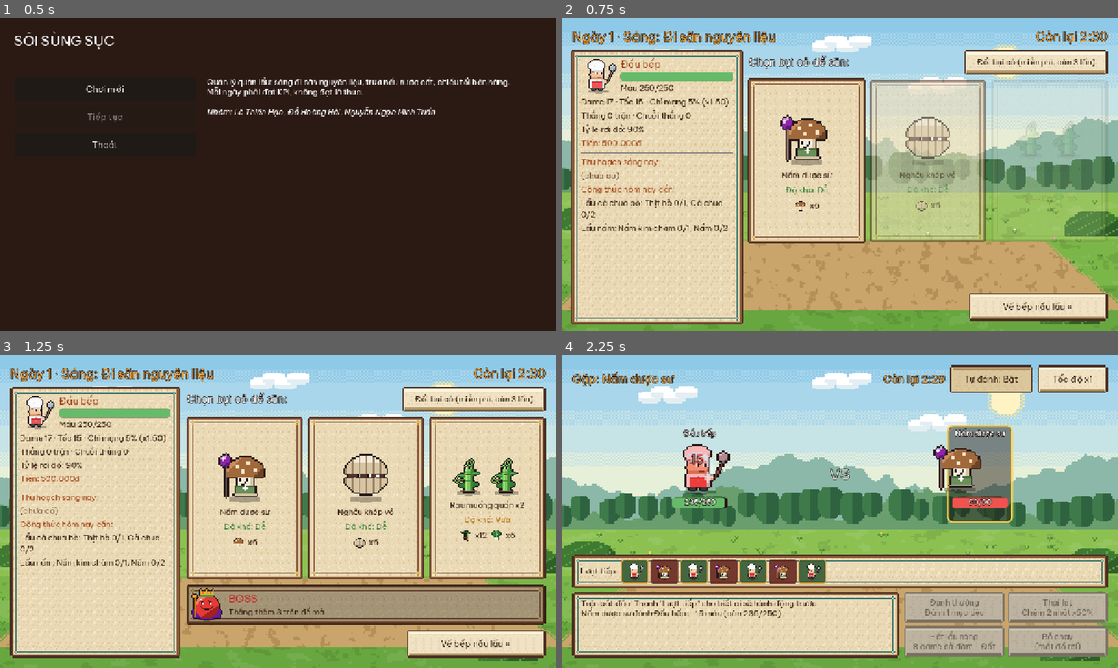
Above: before the commit, frames 1-4 (two rows, left to right).
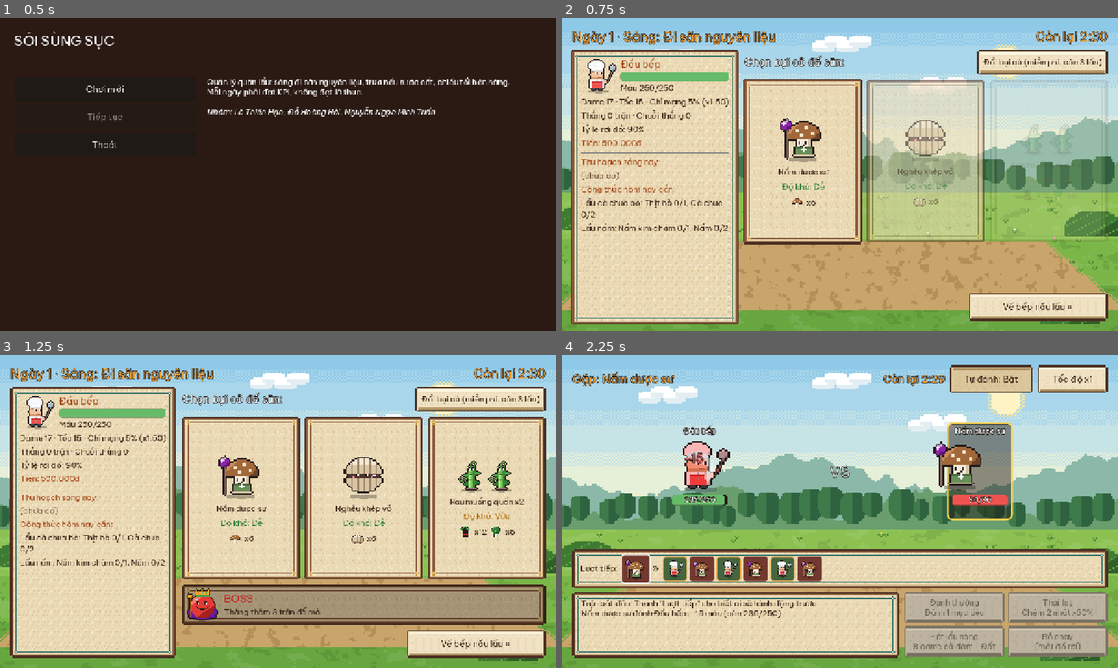
Above: after the commit, the same moments.

Repository: Znoywho/HotPot_SUNSUT
Game: Godot game, scene res://scenes/main_menu/main_menu.tscn
Same seed, same stepped clock (60 frames per second), same inputs: the game is played once before the commit and once after it.
Inputs (mouse positions are in pixels of both pictures, inside the frame that each line leads up to):
- Up to frame 1 (0.5 s): no input
- Up to frame 2 (0.75 s): click "Chơi mới" at 0.5 s
- Up to frame 3 (1.25 s): no input
- Up to frame 4 (2.25 s): click (806, 498) at 1.27 s; click "Tự đánh: Tắt" at 2 s

Frame 1 is identical in both runs. In frame 2, 12% of the frame differs, in the area x 4-97%, y 10-98%; in frame 3, 14%, in the area x 4-97%, y 10-97%; in frame 4, 8.8%.
Error after the commit: Parse Error: Cannot infer the type of "expired" variable because the value doesn't have a set type. (res://scenes/hunt/ui/expired_popup.gd:45)

Commit message:
Săn: ớt rơi Ớt, thanh lượt trượt mượt, bảng kho + hạn sử dụng, icon HUD, CREDITS

Diff:
--- a/data/combatants/angry_chili.tres
+++ b/data/combatants/angry_chili.tres
@@ -11,6 +11,6 @@
 damage = 12
 speed = 18
 passive = ExtResource("2")
-drops = {"tomato": 2}
+drops = {"chili": 2}
 is_boss = false
 min_day = 3
--- a/scenes/hunt/battle_view.gd
+++ b/scenes/hunt/battle_view.gd
@@ -8,6 +8,11 @@
 signal _action_chosen(choice: Dictionary)
 
 const ORDER_PREVIEW := 7
+const ORDER_SLOT := 56 ## Kích thước 1 ô trên thanh lượt.
+const ORDER_BIG := 68 ## Ô của người đang đánh (to hơn).
+const ORDER_GAP := 6
+const ORDER_ARROW := 28 ## Chỗ cho dấu » sau ô đang đánh.
+const ORDER_SLIDE := 0.28 ## Thời gian trượt 1 ô (giây).
 const SFX_DIR := "res://assets/audio/sfx/"
 
 var session: HuntSession
@@ -23,7 +28,10 @@
 
 var _allies_box: HBoxContainer
 var _enemies_box: HBoxContainer
-var _order_box: HBoxContainer
+var _order_box: Control ## Thanh lượt: các ô đặt tay để trượt mượt.
+var _order_slots: Array[Dictionary] = [] ## {c: Combatant, node: PanelContainer}
+var _order_arrow: Label
+var _order_current: Combatant ## Người đang/vừa đánh, giữ ở ô đầu tới lượt sau.
 var _log: RichTextLabel
 var _turn_label: Label
 var _skill_buttons: Array[Button] = []
@@ -53,7 +61,7 @@
 
 func _process(_delta: float) -> void:
 	if timer_label != null:
-		timer_label.visible = DayManager.timer_running
+		timer_label.visible = DayManager.timer_running and get_tree().get_first_node_in_group("hud") == null
 		timer_label.text = "Còn lại " + DayManager.time_left_text()
 
 
@@ -450,9 +458,12 @@
 	order_row.add_theme_constant_override("separation", 8)
 	order_panel.add_child(order_row)
 	order_row.add_child(HuntUI.label("Lượt tiếp:", HuntUI.FONT_SMALL))
-	_order_box = HBoxContainer.new()
-	_order_box.add_theme_constant_override("separation", 4)
+	_order_box = Control.new()
+	_order_box.custom_minimum_size = Vector2(ORDER_BIG + ORDER_ARROW + (ORDER_PREVIEW - 1) * (ORDER_SLOT + ORDER_GAP), ORDER_BIG)
 	order_row.add_child(_order_box)
+	_order_arrow = HuntUI.label("»", 24)
+	_order_arrow.position = Vector2(ORDER_BIG + 3, (ORDER_BIG - 34) / 2.0)
+	_order_box.add_child(_order_arrow)
 	_turn_label = HuntUI.label("", HuntUI.FONT_SMALL, HuntUI.RUST)
 	_turn_label.size_flags_horizontal = SIZE_EXPAND_FILL
 	_turn_label.horizontal_alignment = HORIZONTAL_ALIGNMENT_RIGHT
@@ -518,7 +529,13 @@
 	for c in views:
 		views[c].refresh()
 	_refresh_selection()
-	_update_order()
+	# Thanh lượt chỉ trượt khi sang lượt mới; ở đây chỉ dựng lần đầu hoặc khi có ai bị hạ.
+	var someone_down := false
+	for slot in _order_slots:
+		if not (slot["c"] as Combatant).is_alive():
+			someone_down = true
+	if _order_slots.is_empty() or someone_down:
+		_update_order(_order_current)
 
 
 func _refresh_selection() -> void:
@@ -533,28 +550,110 @@
 		views[c].set_acting(c == actor)
 
 
-## Thanh thứ tự lượt: người đang hành động (viền trắng, to hơn) rồi các lượt dự đoán.
+## Thanh thứ tự lượt: người đang hành động (viền trắng) rồi các lượt dự đoán.
+## Qua lượt mới thì các ô trượt sang trái từng ô, ô vừa đánh trượt ra và mờ đi, lượt mới hiện dần ở cuối.
 func _update_order(current: Combatant = null) -> void:
-	for child in _order_box.get_children():
-		child.queue_free()
+	_order_current = current
 	var order: Array[Combatant] = []
 	if current != null and current.is_alive():
 		order.append(current)
 	order.append_array(controller.predict_order(ORDER_PREVIEW - order.size()))
+	var has_current := current != null and not order.is_empty() and order[0] == current
+	_order_arrow.visible = has_current
+	var duration := ORDER_SLIDE / (2.0 if fast_mode else 1.0)
+
+	# Ghép ô cũ với lượt mới theo đúng thứ tự trái -> phải (không ô nào trượt chéo qua ô khác).
+	var used: Array[bool] = []
+	used.resize(_order_slots.size())
+	used.fill(false)
+	var new_slots: Array[Dictionary] = []
+	var cursor := 0
 	for i in order.size():
 		var c := order[i]
-		var border := Color(0, 0, 0, 0)
-		if i == 0 and current != null:
-			border = Color.WHITE
-		elif c == controller.player:
-			border = HuntUI.GOLD
-		var holder := PanelContainer.new()
-		holder.add_theme_stylebox_override("panel", HuntUI.panel_style(
-			Color(0.2, 0.35, 0.2, 0.9) if c.is_ally else Color(0.4, 0.15, 0.12, 0.9), border, 6, 3 if i == 0 else 2))
-		holder.add_child(HuntUI.texture_rect(HuntUI.combatant_texture(c.data), 48 if i == 0 and current != null else 40))
-		_order_box.add_child(holder)
-		if i == 0 and current != null:
-			_order_box.add_child(HuntUI.label("»", 24))
+		var pick := -1
+		for j in range(cursor, _order_slots.size()):
+			if _order_slots[j]["c"] == c:
+				pick = j
+				break
+		if pick >= 0:
+			cursor = pick + 1
+		var slot: Dictionary
+		if pick >= 0:
+			used[pick] = true
+			slot = _order_slots[pick]
+		else:
+			slot = _make_order_slot(c)
+			var node: Control = slot["node"]
+			node.modulate.a = 0.0
+			if cursor >= _order_slots.size() or i == order.size() - 1:
+				# Lượt mới ở cuối hàng: hiện dần, trượt nhẹ từ bên phải vào.
+				node.position = _order_slot_rect(i + 1, has_current).position
+			else:
+				# Chen vào giữa hàng (vd được đẩy lượt lên): rơi từ trên xuống đúng chỗ, các ô khác dạt ra.
+				node.position = _order_slot_rect(i, has_current).position + Vector2(0, -ORDER_SLOT * 0.8)
+			_order_box.add_child(node)
+		new_slots.append(slot)
+		var is_current := i == 0 and has_current
+		_style_order_slot(slot, is_current)
+		var rect := _order_slot_rect(i, has_current)
+		var n: Control = slot["node"]
+		var t := n.create_tween().set_parallel().set_trans(Tween.TRANS_QUAD).set_ease(Tween.EASE_OUT)
+		t.tween_property(n, "position", rect.position, duration)
+		t.tween_property(n, "size", rect.size, duration)
+		t.tween_property(n, "modulate:a", 1.0, duration)
+		var icon: Control = slot["icon"]
+		t.tween_property(icon, "custom_minimum_size", Vector2.ONE * (52.0 if is_current else 40.0), duration)
+	# Ô không còn trong hàng. Người vừa đánh: lóe trắng rồi trượt ra trái; ô khác: mờ dần tại chỗ.
+	for j in _order_slots.size():
+		if used[j]:
+			continue
+		var gone: Control = _order_slots[j]["node"]
+		var t := gone.create_tween()
+		if j == 0:
+			t.tween_property(gone, "modulate", Color(2.0, 2.0, 2.0, 1.0), duration * 0.3)
+			t.set_parallel().set_trans(Tween.TRANS_QUAD).set_ease(Tween.EASE_IN)
+			t.chain().tween_property(gone, "position", gone.position + Vector2(-ORDER_SLOT * 0.6, -10), duration)
+			t.tween_property(gone, "modulate", Color(2.0, 2.0, 2.0, 0.0), duration)
+		else:
+			t.tween_property(gone, "modulate:a", 0.0, duration)
+		t.chain().tween_callback(gone.queue_free)
+	_order_slots = new_slots
+
+
+## Vị trí + kích thước ô thứ index. Ô đầu (người đang đánh) to hơn, sau nó là dấu ».
+func _order_slot_rect(index: int, has_current: bool) -> Rect2:
+	var small_y := (ORDER_BIG - ORDER_SLOT) / 2.0
+	if not has_current:
+		return Rect2(index * (ORDER_SLOT + ORDER_GAP), small_y, ORDER_SLOT, ORDER_SLOT)
+	if index == 0:
+		return Rect2(0, 0, ORDER_BIG, ORDER_BIG)
+	var x := ORDER_BIG + ORDER_ARROW + (index - 1) * (ORDER_SLOT + ORDER_GAP)
+	return Rect2(x, small_y, ORDER_SLOT, ORDER_SLOT)
+
+
+func _make_order_slot(c: Combatant) -> Dictionary:
+	var holder := PanelContainer.new()
+	holder.size = Vector2(ORDER_SLOT, ORDER_SLOT)
+	holder.mouse_filter = MOUSE_FILTER_IGNORE
+	var center := CenterContainer.new()
+	center.mouse_filter = MOUSE_FILTER_IGNORE
+	var icon := HuntUI.texture_rect(HuntUI.combatant_texture(c.data), 40)
+	center.add_child(icon)
+	holder.add_child(center)
+	return {"c": c, "node": holder, "icon": icon}
+
+
+func _style_order_slot(slot: Dictionary, is_current: bool) -> void:
+	var c: Combatant = slot["c"]
+	var border := Color(0, 0, 0, 0)
+	if is_current:
+		border = Color.WHITE
+	elif c == controller.player:
+		border = HuntUI.GOLD
+	var style := HuntUI.panel_style(Color(0.2, 0.35, 0.2, 0.9) if c.is_ally else Color(0.4, 0.15, 0.12, 0.9), border, 6, 3 if is_current else 2)
+	style.set_content_margin_all(0)
+	var node: PanelContainer = slot["node"]
+	node.add_theme_stylebox_override("panel", style)
 
 
 func _flush_log() -> void:
--- a/scenes/hunt/hunt_phase.gd
+++ b/scenes/hunt/hunt_phase.gd
@@ -25,12 +25,16 @@
 	_build_map()
 	_build_rotate_hint()
 	_refresh()
+	# Đầu ngày: đồ trong kho quá hạn -> hỏi bán tiếp hay bỏ (giờ săn tạm dừng trong lúc hỏi).
+	if not GameState.newly_expired().is_empty():
+		add_child(ExpiredPopup.new())
 
 
 func _process(_delta: float) -> void:
 	var window_size := DisplayServer.window_get_size()
 	_rotate_hint.visible = window_size.y > window_size.x
-	_timer_label.visible = DayManager.timer_running
+	# Có HUD (đã hiện giờ trong game) thì ẩn dòng đếm ngược.
+	_timer_label.visible = DayManager.timer_running and get_tree().get_first_node_in_group("hud") == null
 	_timer_label.text = "Còn lại " + DayManager.time_left_text()
 
 
@@ -122,7 +126,7 @@
 	# Cột trái: đầu bếp, thú cưỡi, thu hoạch, gợi ý công thức.
 	var left := PanelContainer.new()
 	left.add_theme_stylebox_override("panel", HuntUI.paper_style("paper_panel", 8, Vector2(22, 18)))
-	left.custom_minimum_size = Vector2(390, 0)
+	left.custom_minimum_size = Vector2(330, 0)
 	body.add_child(left)
 	HuntUI.pop_in(left)
 	var left_scroll := ScrollContainer.new()
@@ -143,8 +147,10 @@
 	right.add_child(head)
 	var pick := HuntUI.outlined_label("Chọn bụi cỏ để săn:", 24)
 	pick.size_flags_horizontal = SIZE_EXPAND_FILL
+	pick.autowrap_mode = TextServer.AUTOWRAP_WORD_SMART
+	pick.custom_minimum_size = Vector2(120, 0)
 	head.add_child(pick)
-	_reroll_button = HuntUI.button("", 330)
+	_reroll_button = HuntUI.button("", 280)
 	_reroll_button.custom_minimum_size.y = 56
 	_reroll_button.add_theme_font_size_override("font_size", HuntUI.FONT_SMALL)
 	_reroll_button.pressed.connect(_on_reroll)
@@ -199,7 +205,7 @@
 	for hint in session.recipe_hints():
 		var l := HuntUI.label(hint, HuntUI.FONT_SMALL)
 		l.autowrap_mode = TextServer.AUTOWRAP_WORD_SMART
-		l.custom_minimum_size = Vector2(340, 0)
+		l.custom_minimum_size = Vector2(280, 0)
 		_status_box.add_child(l)
 	if not session.can_fight():
 		var l := HuntUI.label("Đầu bếp đã kiệt sức, hãy về bếp.", HuntUI.FONT, HuntUI.BAD)
@@ -255,13 +261,13 @@
 	sprites.alignment = BoxContainer.ALIGNMENT_CENTER
 	sprites.add_theme_constant_override("separation", -10)
 	box.add_child(sprites)
-	var size := 128.0 if enc.monsters.size() == 1 else (96.0 if enc.monsters.size() == 2 else 72.0)
+	var size := 112.0 if enc.monsters.size() == 1 else (80.0 if enc.monsters.size() == 2 else 60.0)
 	for m in enc.monsters:
 		sprites.add_child(HuntUI.texture_rect(HuntUI.combatant_texture(m), size))
 	var names := HuntUI.label(enc.names(), HuntUI.FONT_SMALL)
 	names.horizontal_alignment = HORIZONTAL_ALIGNMENT_CENTER
 	names.autowrap_mode = TextServer.AUTOWRAP_WORD_SMART
-	names.custom_minimum_size = Vector2(180, 0)
+	names.custom_minimum_size = Vector2(140, 0)
 	box.add_child(names)
 	var diff := enc.difficulty(session.player)
 	var diff_color: Color = [HuntUI.GOOD, HuntUI.WARN, HuntUI.BAD][diff]
--- /dev/null
+++ b/scenes/hunt/ui/expired_popup.gd
@@ -0,0 +1,111 @@
+class_name ExpiredPopup
+extends Control
+## Đầu ngày mới: liệt kê đồ vừa quá hạn sử dụng, mỗi món chọn "Bán tiếp" (rủi ro bị phát hiện) hoặc "Bỏ".
+## Hiện khi GameState.newly_expired() không rỗng; tự đóng khi đã quyết hết. Giờ săn tạm dừng trong lúc mở.
+
+signal finished
+
+const POT_ICON := "res://assets/sprites/ui/broth_pot.png"
+
+var _left := 0
+var _timer_was_running := false
+
+
+func _ready() -> void:
+	set_anchors_and_offsets_preset(PRESET_FULL_RECT)
+	mouse_filter = MOUSE_FILTER_STOP
+	_timer_was_running = DayManager.timer_running
+	DayManager.timer_running = false
+	var dim := ColorRect.new()
+	dim.color = Color(0, 0, 0, 0.55)
+	dim.set_anchors_and_offsets_preset(PRESET_FULL_RECT)
+	add_child(dim)
+	var center := CenterContainer.new()
+	center.set_anchors_and_offsets_preset(PRESET_FULL_RECT)
+	add_child(center)
+	var panel := PanelContainer.new()
+	panel.add_theme_stylebox_override("panel", HuntUI.paper_style("paper_panel", 8, Vector2(26, 20)))
+	center.add_child(panel)
+	var box := VBoxContainer.new()
+	box.add_theme_constant_override("separation", 10)
+	panel.add_child(box)
+	box.add_child(HuntUI.label("Hết hạn sử dụng!", 28, HuntUI.BAD))
+	var note := HuntUI.label("Các món dưới đây đã để quá %d ngày. Bán tiếp thì mỗi nồi có thể bị khách phát hiện (phải bồi thường, trừ sao), thanh tra tới là bị phạt." % GameState.SHELF_DAYS, HuntUI.FONT_SMALL, HuntUI.INK_SOFT)
+	note.autowrap_mode = TextServer.AUTOWRAP_WORD_SMART
+	note.custom_minimum_size = Vector2(720, 0)
+	box.add_child(note)
+	var scroll := ScrollContainer.new()
+	scroll.custom_minimum_size = Vector2(740, 300)
+	scroll.horizontal_scroll_mode = ScrollContainer.SCROLL_MODE_DISABLED
+	box.add_child(scroll)
+	var list := VBoxContainer.new()
+	list.size_flags_horizontal = SIZE_EXPAND_FILL
+	list.add_theme_constant_override("separation", 8)
+	scroll.add_child(list)
+	var expired := GameState.newly_expired()
+	_left = expired.size()
+	for e in expired:
+		list.add_child(_row(e))
+	var all := HBoxContainer.new()
+	all.alignment = BoxContainer.ALIGNMENT_CENTER
+	all.add_theme_constant_override("separation", 12)
+	box.add_child(all)
+	var drop_all := HuntUI.button("Bỏ hết", 220)
+	drop_all.pressed.connect(func(): _decide_all(expired, false))
+	all.add_child(drop_all)
+	var keep_all := HuntUI.button("Bán tiếp hết", 220)
+	keep_all.pressed.connect(func(): _decide_all(expired, true))
+	all.add_child(keep_all)
+	HuntUI.book_open(panel)
+
+
+func _row(e: Dictionary) -> Control:
+	var row := HBoxContainer.new()
+	row.add_theme_constant_override("separation", 10)
+	var icon: Texture2D
+	var name: String
+	if e["kind"] == "item":
+		icon = HuntUI.ingredient_texture(e["id"])
+		name = GameState.item_display_name(e["id"])
+	else:
+		icon = load(POT_ICON) if ResourceLoader.exists(POT_ICON) else null
+		var broth := Database.get_broth(e["id"])
+		name = "Nồi " + (broth.display_name if broth else str(e["id"]))
+	if icon != null:
+		row.add_child(HuntUI.texture_rect(icon, 40))
+	var l := HuntUI.label("%s x%d (nhập ngày %d)" % [name, e["count"], e["day"]], HuntUI.FONT_SMALL)
+	l.size_flags_horizontal = SIZE_EXPAND_FILL
+	row.add_child(l)
+	var keep := HuntUI.button("Bán tiếp", 150)
+	var drop := HuntUI.button("Bỏ", 110)
+	keep.pressed.connect(func(): _decide(row, e, true))
+	drop.pressed.connect(func(): _decide(row, e, false))
+	row.add_child(keep)
+	row.add_child(drop)
+	return row
+
+
+func _decide(row: Control, e: Dictionary, keep: bool) -> void:
+	if row.has_meta("done"):
+		return
+	row.set_meta("done", true)
+	GameState.resolve_expired(e["kind"], e["id"], e["day"], keep)
+	for child in row.get_children():
+		if child is Button:
+			child.disabled = true
+	row.modulate = Color(1, 1, 1, 0.45)
+	_left -= 1
+	if _left <= 0:
+		_close()
+
+
+func _decide_all(expired: Array[Dictionary], keep: bool) -> void:
+	for e in expired:
+		GameState.resolve_expired(e["kind"], e["id"], e["day"], keep)
+	_close()
+
+
+func _close() -> void:
+	DayManager.timer_running = _timer_was_running
+	finished.emit()
+	queue_free()
--- /dev/null
+++ b/scenes/hunt/ui/storage_popup.gd
@@ -0,0 +1,108 @@
+class_name StoragePopup
+extends Control
+## Bảng xem kho: nguyên liệu + nước cốt chia theo ngày nhập, mỗi lô có dấu "!" và số ngày còn dùng được.
+## Dùng: add_child(StoragePopup.new()) – tự đóng khi bấm "Đóng".
+
+const POT_ICON := "res://assets/sprites/ui/broth_pot.png"
+
+
+func _ready() -> void:
+	set_anchors_and_offsets_preset(PRESET_FULL_RECT)
+	mouse_filter = MOUSE_FILTER_STOP
+	var dim := ColorRect.new()
+	dim.color = Color(0, 0, 0, 0.5)
+	dim.set_anchors_and_offsets_preset(PRESET_FULL_RECT)
+	add_child(dim)
+	var center := CenterContainer.new()
+	center.set_anchors_and_offsets_preset(PRESET_FULL_RECT)
+	add_child(center)
+	var panel := PanelContainer.new()
+	panel.add_theme_stylebox_override("panel", HuntUI.paper_style("paper_panel", 8, Vector2(26, 20)))
+	center.add_child(panel)
+	var box := VBoxContainer.new()
+	box.add_theme_constant_override("separation", 10)
+	panel.add_child(box)
+	box.add_child(HuntUI.label("Kho của quán", 28, HuntUI.RUST))
+	box.add_child(HuntUI.label("Đồ giữ được %d ngày. Nấu và bán luôn lấy lô cũ nhất trước." % GameState.SHELF_DAYS, HuntUI.FONT_SMALL, HuntUI.INK_SOFT))
+	var scroll := ScrollContainer.new()
+	scroll.custom_minimum_size = Vector2(760, 400)
+	scroll.horizontal_scroll_mode = ScrollContainer.SCROLL_MODE_DISABLED
+	box.add_child(scroll)
+	var list := VBoxContainer.new()
+	list.size_flags_horizontal = SIZE_EXPAND_FILL
+	list.add_theme_constant_override("separation", 6)
+	scroll.add_child(list)
+
+	list.add_child(HuntUI.label("Nguyên liệu", 22, HuntUI.RUST))
+	var item_ids := GameState.item_batches.keys()
+	item_ids.sort()
+	if item_ids.is_empty():
+		list.add_child(HuntUI.label("(trống)", HuntUI.FONT_SMALL, HuntUI.INK_SOFT))
+	for id in item_ids:
+		list.add_child(_row(HuntUI.ingredient_texture(id), GameState.item_display_name(id), GameState.item_batch_list(id)))
+	list.add_child(HSeparator.new())
+	list.add_child(HuntUI.label("Nước cốt đã nấu", 22, HuntUI.RUST))
+	var broth_ids := GameState.broth_batches.keys()
+	if broth_ids.is_empty():
+		list.add_child(HuntUI.label("(trống)", HuntUI.FONT_SMALL, HuntUI.INK_SOFT))
+	var pot: Texture2D = load(POT_ICON) if ResourceLoader.exists(POT_ICON) else null
+	for id in broth_ids:
+		var broth := Database.get_broth(id)
+		list.add_child(_row(pot, broth.display_name if broth else id, GameState.broth_batch_list(id)))
+
+	var close := HuntUI.button("Đóng", 220)
+	close.size_flags_horizontal = SIZE_SHRINK_CENTER
+	close.pressed.connect(queue_free)
+	box.add_child(close)
+	HuntUI.book_open(panel)
+
+
+func _row(icon: Texture2D, name: String, batches: Array) -> Control:
+	var row := HBoxContainer.new()
+	row.add_theme_constant_override("separation", 10)
+	if icon != null:
+		row.add_child(HuntUI.texture_rect(icon, 40))
+	var n := HuntUI.label(name, HuntUI.FONT_SMALL)
+	n.custom_minimum_size = Vector2(170, 0)
+	row.add_child(n)
+	var chips := HFlowContainer.new()
+	chips.size_flags_horizontal = SIZE_EXPAND_FILL
+	chips.add_theme_constant_override("h_separation", 6)
+	chips.add_theme_constant_override("v_separation", 4)
+	for batch in batches:
+		chips.add_child(batch_chip(batch))
+	row.add_child(chips)
+	return row
+
+
+## Ô nhỏ "x6  !2 ngày": số lượng + dấu chấm than và hạn còn lại (đỏ khi là ngày cuối, tím khi đã hết hạn).
+static func batch_chip(batch: Dictionary) -> Control:
+	var left := GameState.days_left(batch)
+	var expired: bool = batch["expired"] or left <= 0
+	var color := Color("2e7d32")
+	var text := "!%d ngày" % left
+	if expired:
+		color = Color("6a1b9a")
+		text = "! Hết hạn"
+	elif left == 1:
+		color = Color("c62828")
+		text = "! Ngày cuối"
+	elif left == 2:
+		color = Color("b8860b")
+	var chip := PanelContainer.new()
+	var style := StyleBoxFlat.new()
+	style.bg_color = Color(color, 0.14)
+	style.border_color = color
+	style.set_border_width_all(2)
+	style.set_corner_radius_all(6)
+	style.content_margin_left = 8
+	style.content_margin_right = 8
+	style.content_margin_top = 2
+	style.content_margin_bottom = 2
+	chip.add_theme_stylebox_override("panel", style)
+	var line := HBoxContainer.new()
+	line.add_theme_constant_override("separation", 6)
+	line.add_child(HuntUI.label("x%d" % int(batch["count"]), HuntUI.FONT_SMALL))
+	line.add_child(HuntUI.label(text, HuntUI.FONT_SMALL, color))
+	chip.add_child(line)
+	return chip
Binary file added: assets/sprites/ingredients/chili.png
Not shown, added: assets/sprites/ingredients/chili.png.import
Binary file added: assets/sprites/ingredients/golden_chili.png
Not shown, added: assets/sprites/ingredients/golden_chili.png.import
Binary file added: assets/sprites/ui/broth_pot.png
Not shown, added: assets/sprites/ui/broth_pot.png.import
Binary file added: assets/sprites/ui/hud/hud_star.png
Not shown, added: assets/sprites/ui/hud/hud_star.png.import
Binary file added: assets/sprites/ui/hud/hud_star_shine.png
Not shown, added: assets/sprites/ui/hud/hud_star_shine.png.import
Binary file added: assets/sprites/ui/hud/hud_storage.png
Not shown, added: assets/sprites/ui/hud/hud_storage.png.import
(and 3 more such lines)
